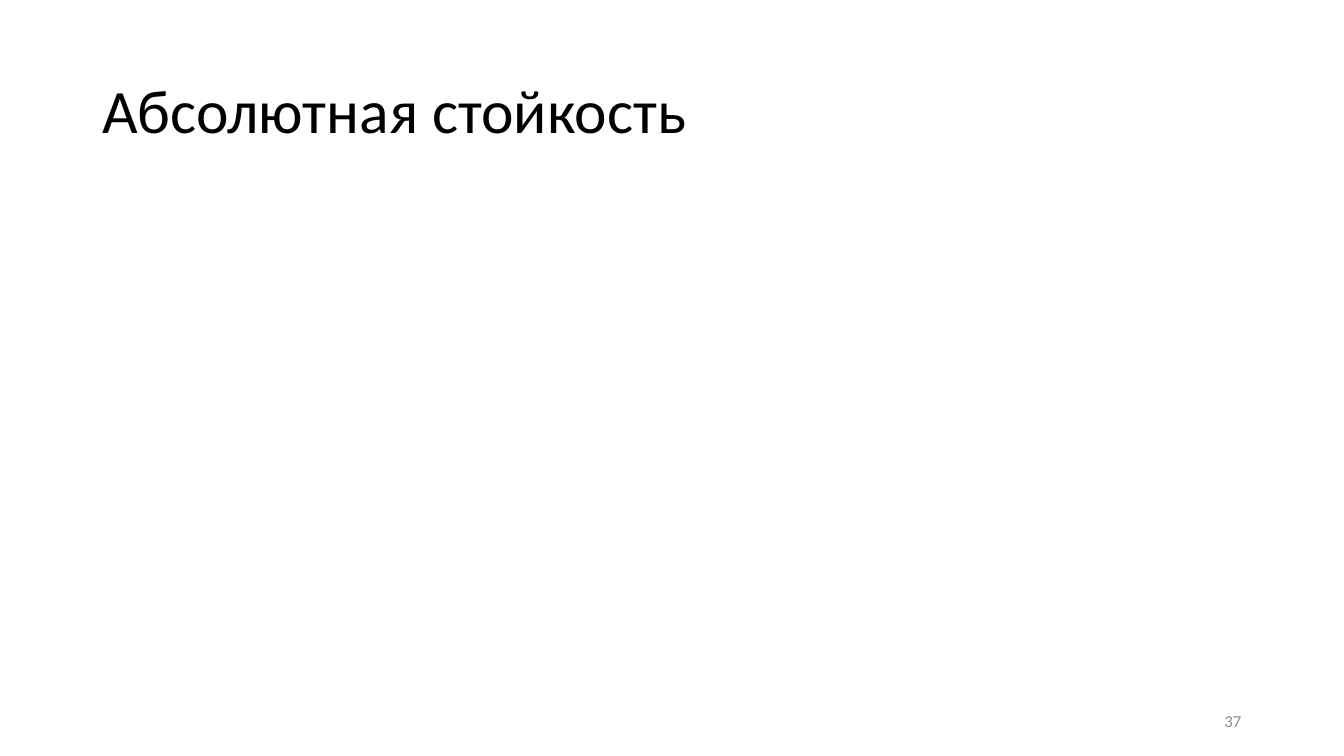
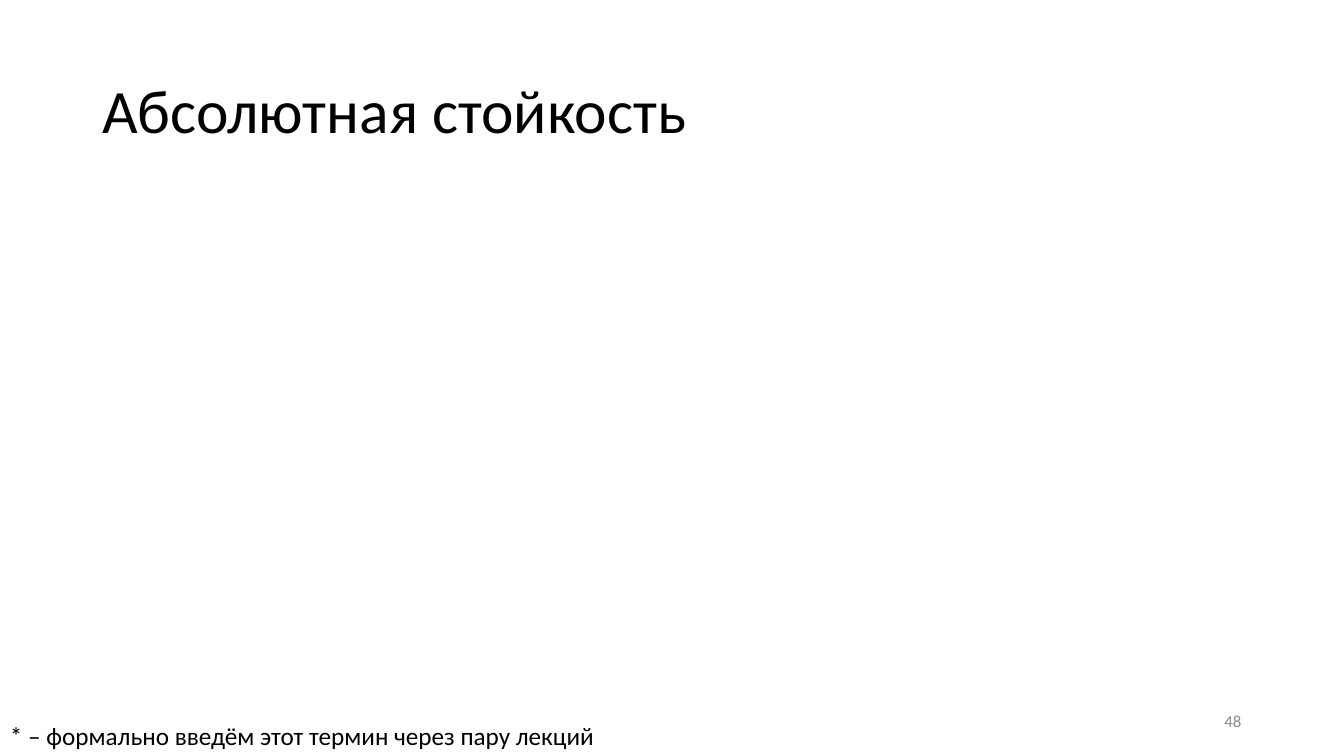
Before and after one commit to CryptoCourse/CryptoLectures, a slide deck: slide 48 of Lectures/Lecture1.pptx (slide 37 before the commit). Drawn at 1344x756 pixels with LibreOffice and Linux fonts; fonts in the diff are those of the drawing; grey boxes stand for pictures. Boxes give left, top, right and bottom in pixels: in the first picture for what was removed or moved away, otherwise in the second. Text is boxed around its words. In the diff, an @@ line names an element or a change of style, - is before the commit and + after.

```diff
--- a/Lectures/Lecture1.pptx
+++ b/Lectures/Lecture1.pptx
@@ page number at <box>1224,715,1241,727</box>: text changed @@
-37
+48
@@ text added at <box>46,728,594,749</box>, 18 pt, text #000000 @@
+* – формально введём этот термин через пару лекций
```
Also in this commit, not shown: 9 other slides changed, 13 slides added, 1 slide removed, 1 other file.
